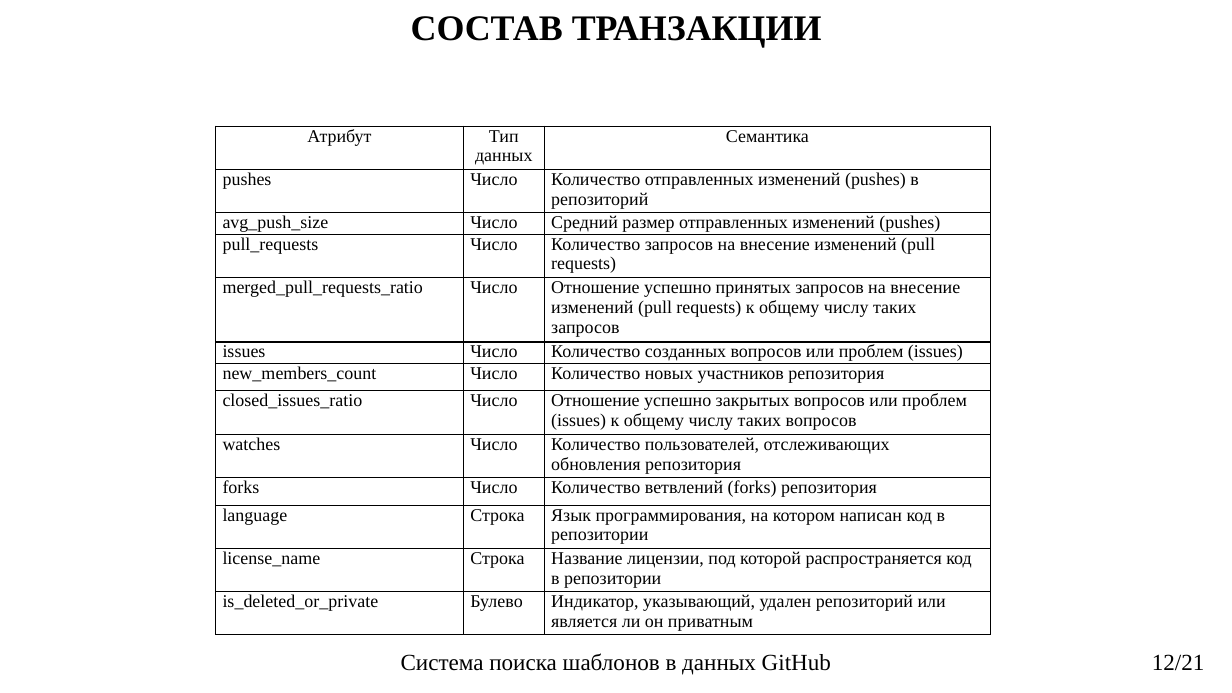
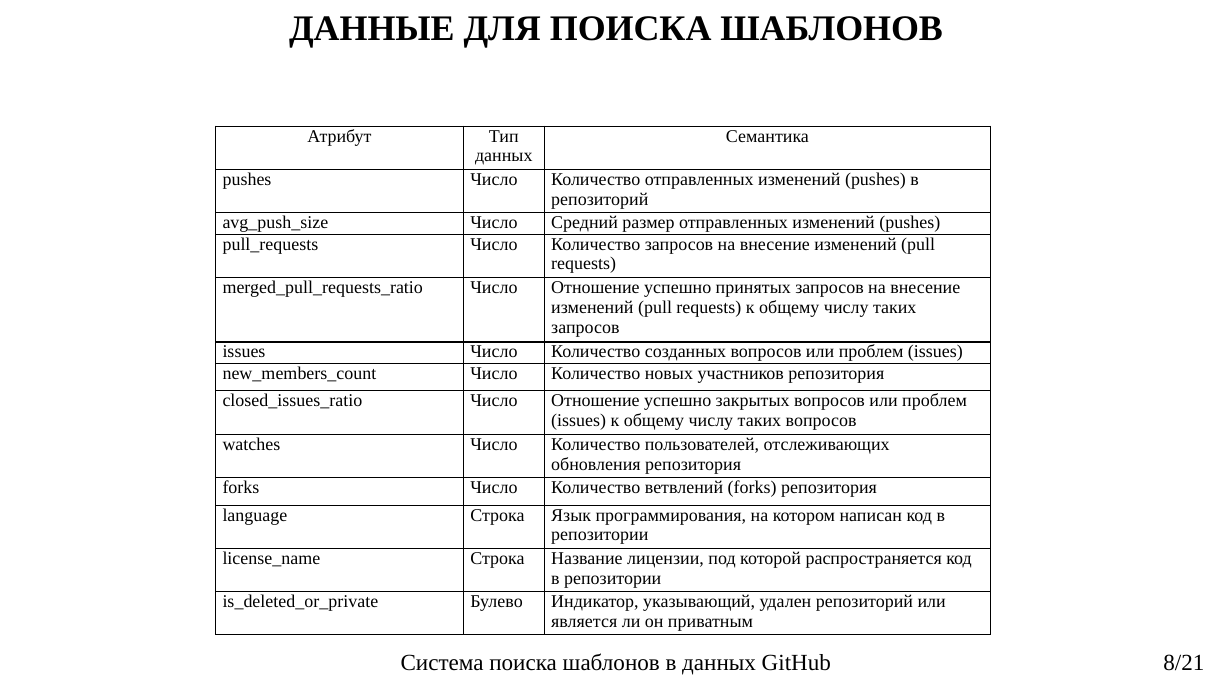
Before and after one commit to Santiperro/final-qualifying-work, a slide deck: slide 8 of docs/Eliseev EV.pptx (slide 12 before the commit). Drawn at 1232x693 pixels with LibreOffice and Linux fonts; fonts in the diff are those of the drawing. Boxes give left, top, right and bottom in pixels: in the first picture for what was removed or moved away, otherwise in the second. Text is boxed around its words. In the diff, an @@ line names an element or a change of style, - is before the commit and + after.

```diff
--- a/docs/Eliseev EV.pptx
+++ b/docs/Eliseev EV.pptx
@@ text at (289, 16, 943, 47): text changed @@
-СОСТАВ ТРАНЗАКЦИИ
+ДАННЫЕ ДЛЯ ПОИСКА ШАБЛОНОВ
@@ page number at (1163, 654, 1204, 671): text changed @@
-12/21
+8/21
```
Also in this commit, not shown: 5 other slides changed, 8 other files.
